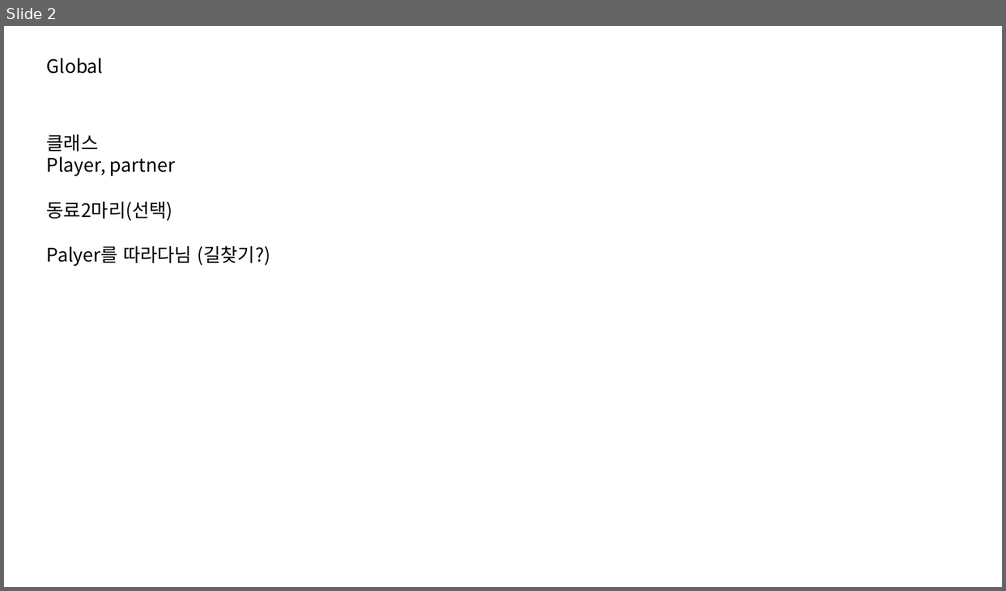
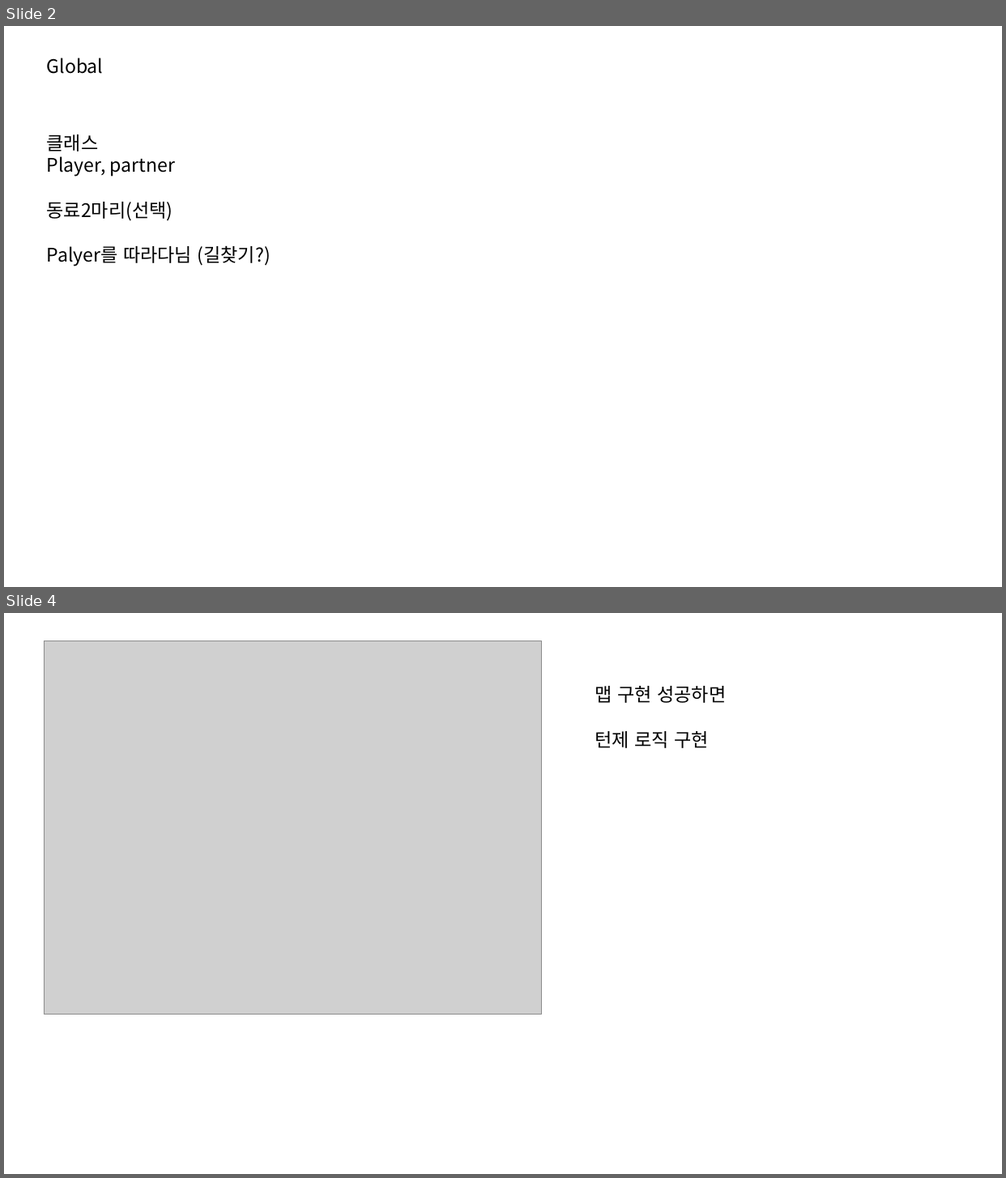
Before and after one commit to rlatjdgnsdl2/WinAPI_Game, a slide deck: Window_Game/API계획서.pptx. Shown one above the other, each under a label of ours: slide 2 before the commit, slides 2 and 4 after it; the slides between them are not shown. The pictures are 1006x591 and 1006x1178 pixels, drawn with LibreOffice and Linux fonts; fonts in the diff are those of the drawing; grey boxes stand for pictures. Boxes give left, top, right and bottom in pixels: in the first picture for what was removed or moved away, otherwise in the second. Text is boxed around its words. In the diff, an @@ line names an element or a change of style, - is before the commit and + after.

```diff
--- a/Window_Game/API계획서.pptx
+++ b/Window_Game/API계획서.pptx
@@ slide 4 added at (4, 613, 1002, 1174), background #FFFFFF @@
@@ picture added at (44, 641, 543, 1015) @@
@@ text added at (595, 686, 726, 748), 18 pt, text #000000 @@
+맵 구현 성공하면
+턴제 로직 구현
```
Also in this commit, not shown: 2 slides changed, 1 other file.
